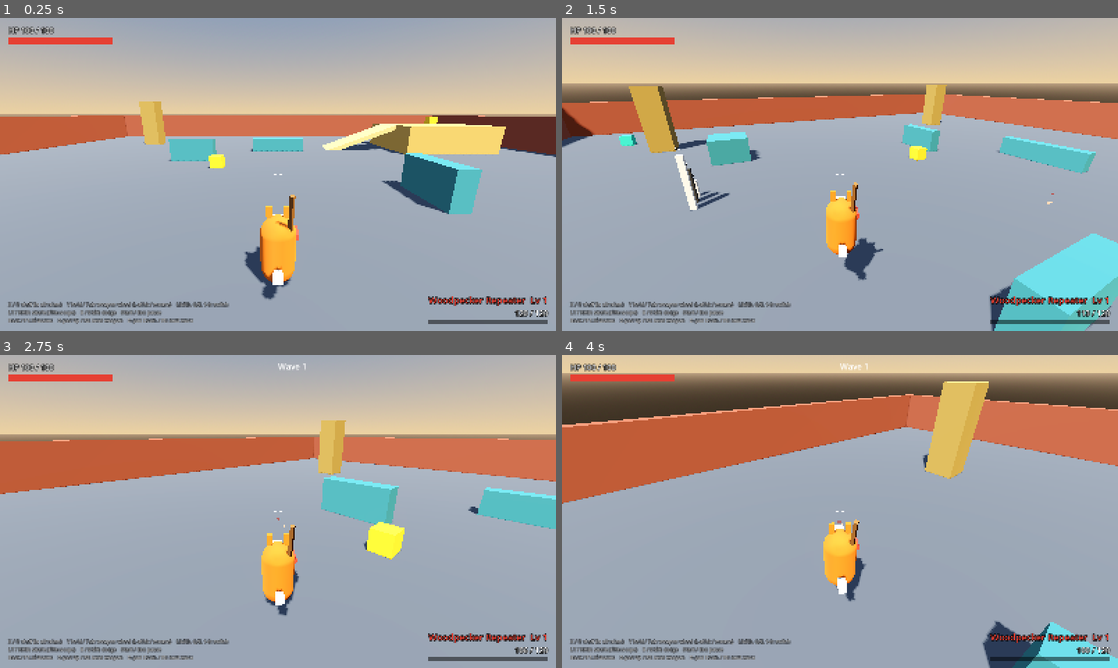
Above: before the commit, frames 1-4 (two rows, left to right).
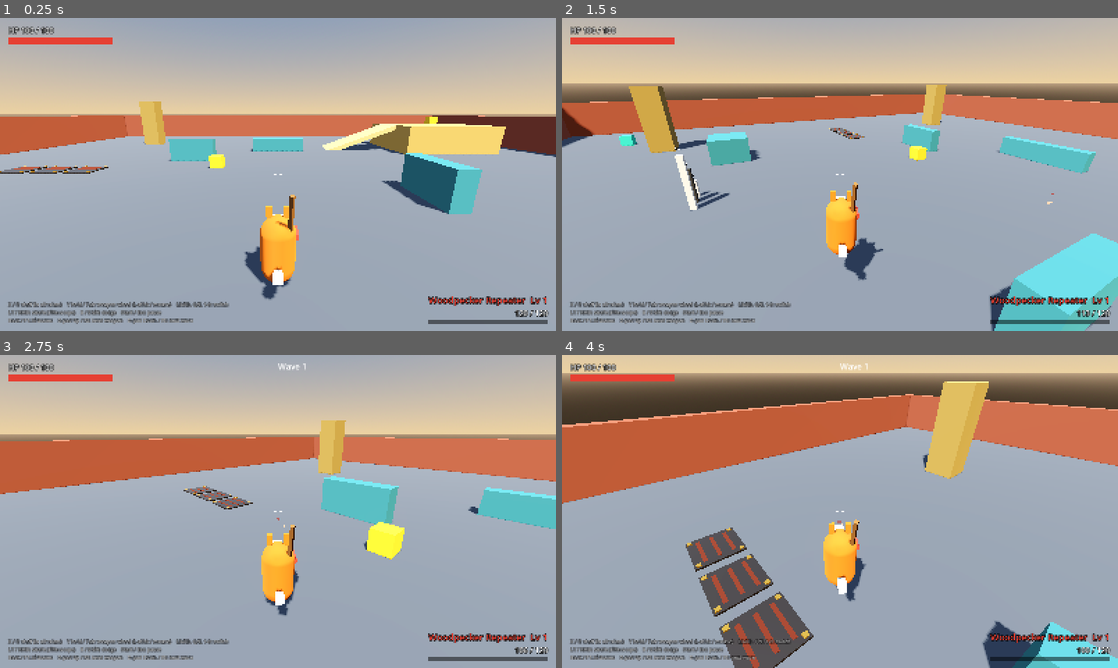
Above: after the commit, the same moments.

Repository: ArcticGizmo/project-fox
Game: Godot game, scene res://scenes/main.tscn
Same seed, same stepped clock (60 frames per second), same inputs: the game is played once before the commit and once after it.
Inputs (mouse positions are in pixels of both pictures, inside the frame that each line leads up to):
- Up to frame 1 (0.25 s): no input
- Up to frame 2 (1.5 s): tap Enter (ui_accept) at 0.5 s; move the mouse to (962, 158) at 0.52 s; press the mouse at (962, 158) at 0.53 s; hold D (move_right) 0.53-1.28 s; tap Space (jump) at 0.77, 1.07 s; move the mouse to (812, 174) at 1.27 s; release the mouse at (812, 174) at 1.28 s; hold W (move_forward) from 1.28 s (still down); tap Shift (dodge) at 1.35 s
- Up to frame 3 (2.75 s): keep holding W (move_forward); tap Space (jump) at 1.52, 1.82 s; click (250, 511) at 1.55 s; move the mouse to (289, 505) at 2.02 s; press the mouse at (289, 505) at 2.03 s
- Up to frame 4 (4 s): keep holding W (move_forward); move the mouse to (834, 517) at 2.77 s; release the mouse at (834, 517) at 2.78 s; tap Down (look_down) at 2.85 s; tap Space (jump) at 3.02, 3.32, 3.77 s; click (834, 517) at 3.05 s; move the mouse to (878, 514) at 3.52 s; press the mouse at (878, 514) at 3.53 s; tap Left (look_left) at 3.6 s

The runs differ from the first frame. In frame 1, 0.4% of the frame differs, in the area x 0-20%, y 47-50%; in frame 2, 0.1%; in frame 3, 0.4%; in frame 4, 4.9%, in the area x 22-46%, y 55-100%.

Commit message:
Add Hazard base and a fire trap
Pressure plate arms when the player or an enemy steps on it, telegraphs
(sinks, grate glows hotter, smoke turning to embers) for arm_time, then
erupts in a flame column that ticks damage and sets enemies alight.
Hazards are neutral: their HitBoxes hit players and enemies alike.
Three plates with staggered arm times sit on the arena's west side.

Co-Authored-By: Claude Opus 5.5 <noreply@anthropic.com>

Diff:
--- a/scenes/main.tscn
+++ b/scenes/main.tscn
@@ -4,6 +4,7 @@
 [ext_resource type="Script" path="res://scripts/world/block.gd" id="2_block"]
 [ext_resource type="Script" path="res://scripts/world/crate.gd" id="3_crate"]
 [ext_resource type="Script" path="res://scripts/world/wave_manager.gd" id="4_waves"]
+[ext_resource type="Script" path="res://scripts/hazards/fire_trap.gd" id="5_fire"]
 
 [node name="Arena" type="Node3D"]
 script = ExtResource("1_arena")
@@ -154,7 +155,23 @@
 script = ExtResource("3_crate")
 kind = 1
 
-[node name="PlayerSpawn" type="Marker3D" parent="."]
+[node name="Hazards" type="Node3D" parent="."]
+
+[node name="FireTrap1" type="Node3D" parent="Hazards"]
+transform = Transform3D(1, 0, 0, 0, 1, 0, 0, 0, 1, -20, 0, -2)
+script = ExtResource("5_fire")
+
+[node name="FireTrap2" type="Node3D" parent="Hazards"]
+transform = Transform3D(1, 0, 0, 0, 1, 0, 0, 0, 1, -17.5, 0, -2)
+script = ExtResource("5_fire")
+arm_time = 1.0
+
+[node name="FireTrap3" type="Node3D" parent="Hazards"]
+transform = Transform3D(1, 0, 0, 0, 1, 0, 0, 0, 1, -15, 0, -2)
+script = ExtResource("5_fire")
+arm_time = 2.0
+
+[node name="PlayerSpawn"type="Marker3D" parent="."]
 transform = Transform3D(1, 0, 0, 0, 1, 0, 0, 0, 1, 0, 0.1, 10)
 
 [node name="WaveManager" type="Node3D" parent="."]
--- /dev/null
+++ b/scripts/hazards/fire_trap.gd
@@ -0,0 +1,135 @@
+class_name FireTrap
+extends Hazard
+## Pressure plate that erupts in a column of flame. Stepping on it (player or
+## enemy) clicks it down and arms it; after `arm_time` it burns for
+## `burn_time`, then cools down. Anyone still on the plate re-arms it.
+##
+## Telegraph: the plate sinks, its grate glows hotter and it puffs smoke
+## (turning to embers near the end) while armed.
+## States: idle -> armed -> burning -> cooldown -> idle.
+
+const IDLE := &"idle"
+const ARMED := &"armed"
+const BURNING := &"burning"
+const COOLDOWN := &"cooldown"
+const GRATE_COLOR := Color(1.0, 0.4, 0.05)
+const FLAME_COLOR := Color(1.0, 0.45, 0.08, 0.55)
+const CORE_COLOR := Color(1.0, 0.85, 0.3, 0.8)
+const SINK := 0.03
+
+## Square plate, metres per side.
+@export var plate_size: float = 2.0
+@export var arm_time: float = 1.5
+@export var burn_time: float = 1.5
+@export var cooldown_time: float = 1.5
+@export var flame_height: float = 3.0
+## Damage per tick while inside the flame (the player's hurt i-frames limit how
+## often it actually lands on them).
+@export var damage: float = 10.0
+@export var tick_interval: float = 0.25
+@export var knockback: float = 5.0
+@export var knockback_up: float = 5.0
+## Enemies caught in the flame keep burning afterwards.
+@export var enemy_burn_dps: float = 8.0
+@export var enemy_burn_duration: float = 3.0
+
+var hit_box: HitBox
+var trigger: Area3D
+
+var _plate: Node3D
+var _grate_material: StandardMaterial3D
+var _flame: Node3D
+var _puff_timer: float = 0.0
+
+
+func _setup() -> void:
+	_plate = Node3D.new()
+	add_child(_plate)
+	add_box(Vector3(plate_size, 0.08, plate_size), Vector3(0, 0.04, 0), flat_material(Color(0.22, 0.2, 0.2), 0.5, 0.6), _plate)
+	_grate_material = glow_material(Color(0.35, 0.12, 0.05))
+	for i: int in 3:
+		var z := (float(i) - 1.0) * plate_size * 0.28
+		add_box(Vector3(plate_size * 0.75, 0.02, plate_size * 0.08), Vector3(0, 0.085, z), _grate_material, _plate)
+	# Brass corner studs so it reads as a mechanism, not a floor tile.
+	var brass := flat_material(Color(0.8, 0.6, 0.25), 0.4, 0.8)
+	for corner: Vector2 in [Vector2(-1, -1), Vector2(1, -1), Vector2(-1, 1), Vector2(1, 1)]:
+		var c := corner * plate_size * 0.42
+		add_box(Vector3(0.18, 0.12, 0.18), Vector3(c.x, 0.06, c.y), brass, _plate)
+
+	_flame = Node3D.new()
+	_flame.visible = false
+	add_child(_flame)
+	_add_flame_cylinder(plate_size * 0.45, plate_size * 0.2, flame_height, FLAME_COLOR)
+	_add_flame_cylinder(plate_size * 0.25, plate_size * 0.05, flame_height * 0.75, CORE_COLOR)
+
+	hit_box = make_hit_box("FlameHitBox", Vector3(plate_size * 0.9, flame_height, plate_size * 0.9),
+			Vector3(0, flame_height * 0.5, 0), damage, knockback, knockback_up)
+	hit_box.repeat_interval = tick_interval
+	hit_box.hit_landed.connect(_on_hit_landed)
+	trigger = make_trigger("PlateTrigger", Vector3(plate_size, 0.5, plate_size), Vector3(0, 0.25, 0))
+	enter_state(IDLE)
+
+
+func _add_flame_cylinder(bottom_radius: float, top_radius: float, height: float, c: Color) -> void:
+	var cyl := CylinderMesh.new()
+	cyl.bottom_radius = bottom_radius
+	cyl.top_radius = top_radius
+	cyl.height = height
+	var mat := glow_material(c, true)
+	mat.emission = Color(c.r, c.g, c.b) * 2.0
+	var mi := add_mesh(cyl, Vector3(0, height * 0.5, 0), mat, _flame)
+	mi.cast_shadow = GeometryInstance3D.SHADOW_CASTING_SETTING_OFF
+
+
+## Arms the trap as if someone stepped on it (no effect unless idle).
+func trigger_now() -> void:
+	if state == IDLE:
+		enter_state(ARMED)
+
+
+func _tick_state(delta: float) -> void:
+	match state:
+		IDLE:
+			if not creatures_in(trigger).is_empty():
+				enter_state(ARMED)
+		ARMED:
+			var t := clampf(state_time / arm_time, 0.0, 1.0)
+			# Hotter and faster flicker as it builds.
+			var flicker := 0.75 + 0.25 * sin(_age * lerpf(8.0, 40.0, t))
+			_grate_material.emission = GRATE_COLOR * lerpf(0.4, 3.0, t * t) * flicker
+			_puff_timer -= delta
+			if _puff_timer <= 0.0:
+				_puff_timer = lerpf(0.3, 0.1, t)
+				var smoke := Color(0.35, 0.33, 0.32, 0.5).lerp(Color(1.0, 0.5, 0.1, 0.7), t)
+				GameFeel.impact(global_position + Vector3.UP * 0.3, smoke, plate_size * lerpf(0.4, 0.8, t), 0.3)
+			if state_time >= arm_time:
+				enter_state(BURNING)
+		BURNING:
+			var s := 1.0 + 0.12 * sin(_age * 31.0) + 0.06 * sin(_age * 53.0)
+			_flame.scale = Vector3(1.0 + 0.08 * sin(_age * 23.0), s, 1.0 + 0.08 * cos(_age * 19.0))
+			if state_time >= burn_time:
+				enter_state(COOLDOWN)
+		COOLDOWN:
+			_grate_material.emission = GRATE_COLOR * 1.5 * (1.0 - state_time / cooldown_time)
+			if state_time >= cooldown_time:
+				enter_state(IDLE)
+
+
+func _on_enter_state(new_state: StringName) -> void:
+	_plate.position.y = -SINK if new_state == ARMED or new_state == BURNING else 0.0
+	_flame.visible = new_state == BURNING
+	hit_box.active = new_state == BURNING
+	match new_state:
+		IDLE:
+			_grate_material.emission = Color.BLACK
+		ARMED:
+			_puff_timer = 0.0
+		BURNING:
+			_grate_material.emission = GRATE_COLOR * 3.0
+			GameFeel.impact(global_position + Vector3.UP * 0.5, Color(1.0, 0.6, 0.15, 0.8), plate_size * 1.6, 0.25)
+
+
+func _on_hit_landed(hb: HurtBox, _info: DamageInfo) -> void:
+	var e := enemy_hit(hb)
+	if e != null:
+		e.apply_burn(enemy_burn_dps, enemy_burn_duration, null)
--- /dev/null
+++ b/scripts/hazards/hazard.gd
@@ -0,0 +1,140 @@
+class_name Hazard
+extends Node3D
+## Base for traps and environmental hazards. Hazards are neutral: their
+## HitBoxes hit the player AND enemies (HIT_MASK), so luring enemies into
+## them is a tactic. Kills by hazards credit no weapon. Crates sit on
+## ENEMY_HURTBOX too, so keep them out of hazard volumes.
+##
+## Like Enemy, behaviour is a small state machine run from _tick_state() and
+## every transition is logged in `state_log` ("state@seconds") for tests.
+## Origin is at ground level; build visuals and hitboxes in _setup().
+
+const HIT_MASK := Layers.PLAYER_HURTBOX | Layers.ENEMY_HURTBOX
+## Bodies that can trigger pressure plates and be targeted.
+const BODY_MASK := Layers.PLAYER | Layers.ENEMY
+
+var state: StringName = &""
+var state_time: float = 0.0
+var state_log: PackedStringArray = PackedStringArray()
+
+var _age: float = 0.0
+
+
+func _ready() -> void:
+	add_to_group(&"hazards")
+	_setup()
+
+
+func _physics_process(delta: float) -> void:
+	_age += delta
+	state_time += delta
+	_tick_state(delta)
+
+
+func enter_state(new_state: StringName) -> void:
+	state = new_state
+	state_time = 0.0
+	state_log.append("%s@%.2f" % [new_state, _age])
+	_on_enter_state(new_state)
+
+
+## A HitBox that hurts players and enemies. Starts inactive.
+func make_hit_box(box_name: String, size: Vector3, offset: Vector3, damage: float, knockback: float, knockback_up: float, parent: Node = self) -> HitBox:
+	var hb := HitBox.new()
+	hb.name = box_name
+	hb.collision_mask = HIT_MASK
+	hb.damage = damage
+	hb.knockback = knockback
+	hb.knockback_up = knockback_up
+	var cs := CollisionShape3D.new()
+	var box := BoxShape3D.new()
+	box.size = size
+	cs.shape = box
+	cs.position = offset
+	hb.add_child(cs)
+	parent.add_child(hb)
+	return hb
+
+
+## An Area3D that detects player/enemy bodies (pressure plates, lava contact).
+## Gets a (white) debug outline like the hit/hurt boxes.
+func make_trigger(trigger_name: String, size: Vector3, offset: Vector3) -> Area3D:
+	var area := Area3D.new()
+	area.name = trigger_name
+	area.collision_layer = 0
+	area.collision_mask = BODY_MASK
+	area.monitorable = false
+	var cs := CollisionShape3D.new()
+	var box := BoxShape3D.new()
+	box.size = size
+	cs.shape = box
+	cs.position = offset
+	area.add_child(cs)
+	add_child(area)
+	DebugOutline.attach(area)
+	return area
+
+
+## Living, ground-touching creatures (player and enemies) standing in `area`.
+static func creatures_in(area: Area3D) -> Array[Node3D]:
+	var out: Array[Node3D] = []
+	for body: Node3D in area.get_overlapping_bodies():
+		if body.is_in_group(&"player") or body.is_in_group(&"enemies"):
+			out.append(body)
+	return out
+
+
+## Enemy hits by hazards can add a status on top of the damage.
+static func enemy_hit(hb: HurtBox) -> Enemy:
+	var e := Enemy.from_hurt_box(hb)
+	return e if e != null and not e.health.is_dead else null
+
+
+func add_mesh(mesh: Mesh, pos: Vector3, mat: Material, parent: Node = self) -> MeshInstance3D:
+	var mi := MeshInstance3D.new()
+	mi.mesh = mesh
+	mi.material_override = mat
+	mi.position = pos
+	parent.add_child(mi)
+	return mi
+
+
+func add_box(size: Vector3, pos: Vector3, mat: Material, parent: Node = self) -> MeshInstance3D:
+	var box := BoxMesh.new()
+	box.size = size
+	return add_mesh(box, pos, mat, parent)
+
+
+static func flat_material(c: Color, roughness: float = 0.7, metallic: float = 0.0) -> StandardMaterial3D:
+	var m := StandardMaterial3D.new()
+	m.albedo_color = c
+	m.roughness = roughness
+	m.metallic = metallic
+	return m
+
+
+## Emission starts at black; drive it with `m.emission = colour * strength`.
+static func glow_material(c: Color, transparent: bool = false) -> StandardMaterial3D:
+	var m := StandardMaterial3D.new()
+	m.albedo_color = c
+	m.emission_enabled = true
+	m.emission = Color.BLACK
+	if transparent:
+		m.transparency = BaseMaterial3D.TRANSPARENCY_ALPHA
+		m.shading_mode = BaseMaterial3D.SHADING_MODE_UNSHADED
+		m.cull_mode = BaseMaterial3D.CULL_DISABLED
+	return m
+
+
+# --- Virtuals -----------------------------------------------------------------
+
+func _setup() -> void:
+	pass
+
+
+func _tick_state(_delta: float) -> void:
+	pass
+
+
+func _on_enter_state(_new_state: StringName) -> void:
+	pass
--- /dev/null
+++ b/tests/unit/test_hazards.gd
@@ -0,0 +1,60 @@
+extends TestCase
+## Traps and hazards. Timings come from each hazard's exports.
+
+const BULL := "res://scenes/enemies/brass_bull.tscn"
+
+
+func before_each() -> void:
+	add_floor()
+
+
+func _add_hazard(h: Hazard, at: Vector3, yaw: float = 0.0) -> Hazard:
+	h.position = at
+	h.rotation.y = yaw
+	add_child(h)
+	return h
+
+
+## A bull standing still (AI off) as a hazard damage sponge.
+func _parked_bull(at: Vector3) -> Enemy:
+	var bull := spawn_enemy(BULL, at)
+	bull.set_physics_process(false)
+	return bull
+
+
+# --- Fire trap ------------------------------------------------------------------
+
+func test_fire_trap_arms_on_step_then_burns_after_delay() -> void:
+	var trap := _add_hazard(FireTrap.new(), Vector3.ZERO) as FireTrap
+	var dummy := add_dummy_target(Vector3(0, 0.05, 0))
+	await wait_until(func() -> bool: return trap.state == FireTrap.ARMED, 0.5)
+	assert_eq(trap.state, FireTrap.ARMED, "stepping on the plate arms it")
+	await wait_seconds(trap.arm_time - 0.1)
+	assert_eq(trap.state, FireTrap.ARMED, "still arming just before arm_time")
+	assert_eq(dummy.damage_taken(), 0.0, "no damage while the trap telegraphs")
+	await wait_seconds(0.3)
+	assert_eq(trap.state, FireTrap.BURNING, "erupts after arm_time")
+	var armed_at := state_time_in_log(trap.state_log, "armed")
+	var burn_at := state_time_in_log(trap.state_log, "burning")
+	assert_near(burn_at - armed_at, trap.arm_time, 0.05, "arm delay")
+	assert_true(dummy.damage_taken() >= trap.damage, "flame hurts whoever is on it")
+
+
+func test_fire_trap_ignores_nearby_and_rearms_while_occupied() -> void:
+	var trap := _add_hazard(FireTrap.new(), Vector3.ZERO) as FireTrap
+	var dummy := add_dummy_target(Vector3(trap.plate_size + 1.0, 0.05, 0))
+	await wait_seconds(0.3)
+	assert_eq(trap.state, FireTrap.IDLE, "standing beside the plate does nothing")
+	dummy.global_position = Vector3(0, 0.05, 0)
+	var cycle := trap.arm_time + trap.burn_time + trap.cooldown_time
+	await wait_seconds(cycle + 0.3)
+	assert_eq(state_time_in_log(trap.state_log, "armed", 1) > 0.0, true, "re-arms after cooldown while still occupied: %s" % str(trap.state_log))
+
+
+func test_fire_trap_burns_enemies_that_step_on_it() -> void:
+	var trap := _add_hazard(FireTrap.new(), Vector3.ZERO) as FireTrap
+	var bull := _parked_bull(Vector3.ZERO)
+	await wait_until(func() -> bool: return trap.state == FireTrap.BURNING, trap.arm_time + 0.5)
+	await wait_frames(3)
+	assert_true(bull.health.current < bull.health.max_health, "enemy takes flame damage")
+	assert_true(bull._burn_left > 0.0, "enemy is set alight")
--- a/tools/screenshot.gd
+++ b/tools/screenshot.gd
@@ -53,6 +53,7 @@
 	await get_tree().create_timer(0.5).timeout
 	await _capture_status(arena.get("player") as Player)
 	await _capture_flyers(arena.get("player") as Player, arena.get_node("WaveManager") as WaveManager)
+	await _capture_hazards()
 	# Overview from above to check layout and enemy scale.
 	var cam := Camera3D.new()
 	add_child(cam)
@@ -146,6 +147,34 @@
 	cam.queue_free()
 
 
+## One shot of each hazard type mid-telegraph and while dangerous.
+func _capture_hazards() -> void:
+	var done: Dictionary = {}
+	for n: Node in get_tree().get_nodes_in_group(&"hazards"):
+		var kind := (n.get_script() as Script).get_global_name()
+		if done.has(kind):
+			continue
+		done[kind] = true
+		var cam := _hazard_camera(n as Hazard)
+		var trap := n as FireTrap
+		if trap != null:
+			trap.trigger_now()
+			await get_tree().create_timer(trap.arm_time * 0.8).timeout
+			await _capture("hazard_fire_armed.png")
+			await get_tree().create_timer(trap.arm_time * 0.2 + 0.3).timeout
+			await _capture("hazard_fire_burning.png")
+		cam.queue_free()
+
+
+func _hazard_camera(h: Hazard, offset: Vector3 = Vector3(0, 3.5, 7), look_height: float = 1.0) -> Camera3D:
+	var cam := Camera3D.new()
+	add_child(cam)
+	cam.global_position = h.global_position + offset
+	cam.look_at(h.global_position + Vector3.UP * look_height)
+	cam.make_current()
+	return cam
+
+
 func _capture(file_name: String) -> void:
 	await RenderingServer.frame_post_draw
 	var img := get_viewport().get_texture().get_image()
Not shown, added: scripts/hazards/fire_trap.gd.uid
Not shown, added: scripts/hazards/hazard.gd.uid
Not shown, changed: CLAUDE.md
